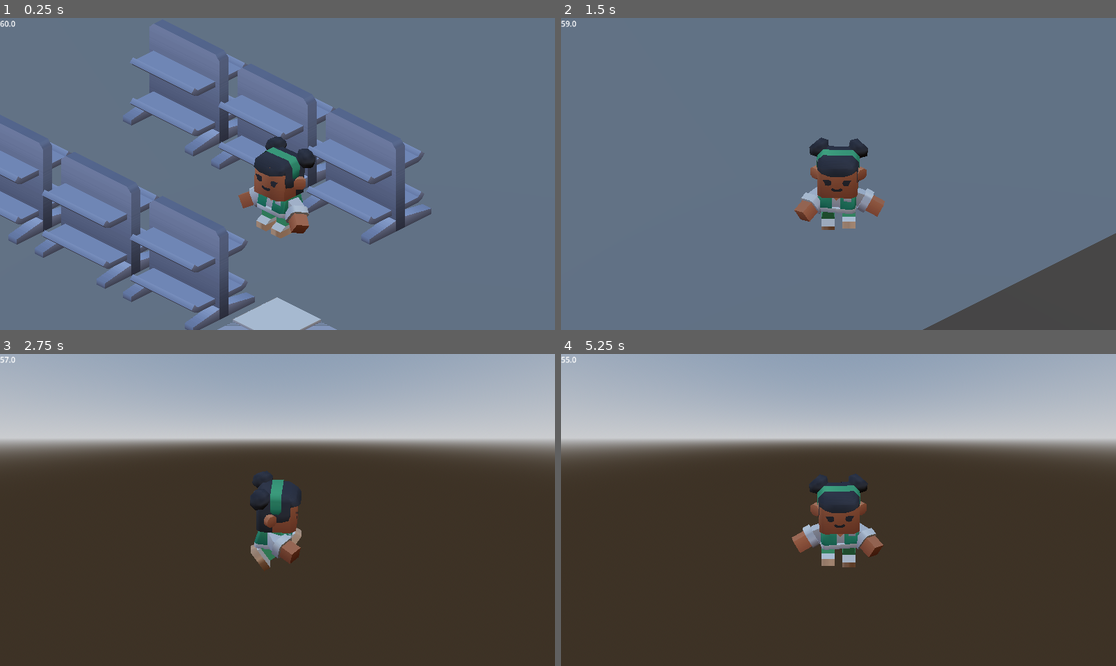
Above: before the commit, frames 1-4 (two rows, left to right).
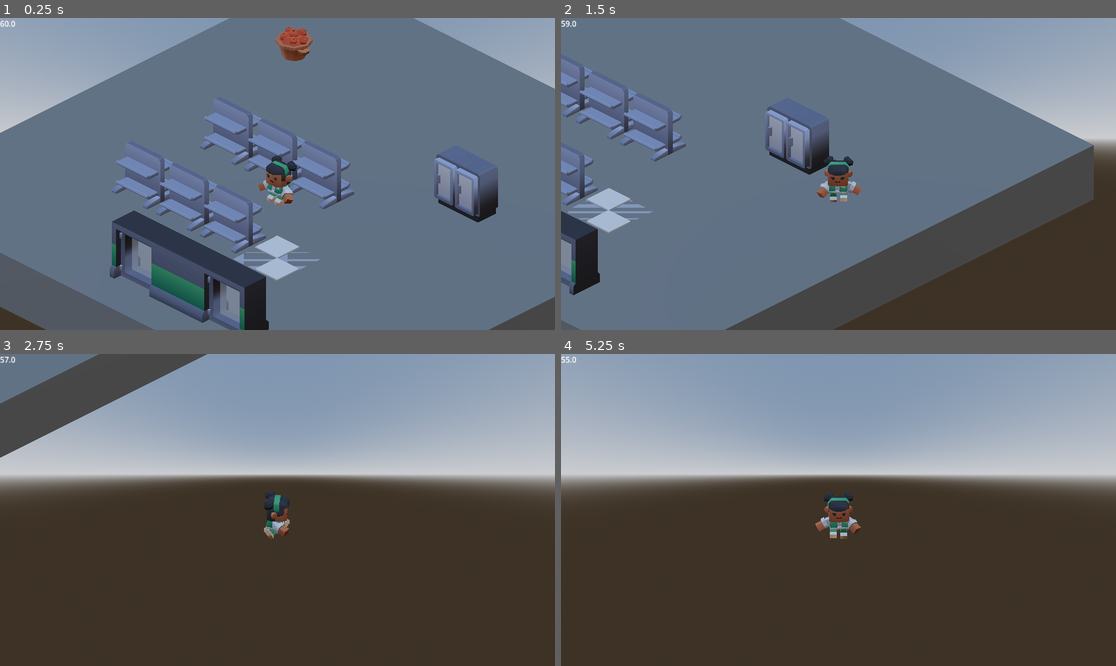
Above: after the commit, the same moments.

Repository: Ashpaca/GMTK26
Game: Godot game, scene res://res/testing_things/ashleys_test_space.tscn
Same seed, same stepped clock (60 frames per second), same inputs: the game is played once before the commit and once after it. This scene is started directly instead of the project's main scene.
Inputs:
- Up to frame 1 (0.25 s): no input
- Up to frame 2 (1.5 s): hold Right (move_right) 0.53-1.28 s; tap X (interact) at 0.6, 1.35 s; hold Down (move_down) from 1.28 s (still down)
- Up to frame 3 (2.75 s): release Down (move_down) at 2.03 s; hold Right (move_right) from 2.03 s (still down); tap X (interact) at 2.1 s
- Up to frame 4 (5.25 s): release Right (move_right) at 2.78 s; hold Up (move_up) 2.78-3.53 s; tap X (interact) every 0.75 s from 2.85 to 5.1 s; hold Left (move_left) 3.53-5.03 s; hold Down (move_down) from 5.03 s (still down)

The runs differ from the first frame. In frame 1, 42% of the frame differs, in the area x 0-100%, y 0-100%; in frame 2, 41%; in frame 3, 34%; in frame 4, 29%.

Commit message:
added event bus with test signal

Diff:
--- a/project.godot
+++ b/project.godot
@@ -18,6 +18,7 @@
 [autoload]
 
 GameState="*uid://wo06le0ngjqt"
+EventBus="*uid://d310sttl7077l"
 
 [input]
 
--- /dev/null
+++ b/res/globals/event_bus.gd
@@ -0,0 +1,7 @@
+extends Node
+
+@warning_ignore("unused_signal")
+
+# emitted by: game_state
+# connected to: shelf
+signal test_signal
--- a/res/globals/game_state.gd
+++ b/res/globals/game_state.gd
@@ -9,6 +9,7 @@
 
 var current_state : State = State.PLAY # will be menu later
 var time_left : float = 60.0
+var time_test : float = 50.0
 
 func is_playing() -> bool:
 	return current_state == State.PLAY
@@ -17,3 +18,6 @@
 func _process(delta: float) -> void:
 	if is_playing():
 		time_left -= delta
+		if time_left < time_test:
+			time_test -= 10.0
+			EventBus.test_signal.emit()
--- a/res/shelf/shelf.gd
+++ b/res/shelf/shelf.gd
@@ -2,13 +2,29 @@
 extends StaticBody3D
 
 @onready var shelf_items: Node3D = $ShelfItems
+var individual_items : Array[Node3D]
 var is_stocked : bool
 
 func stock_shelf() -> void:
 	is_stocked = true
 	shelf_items.visible = true
+	for item in individual_items:
+		item.visible = true
 
 
 func empty_shelf() -> void:
 	is_stocked = false
 	shelf_items.visible = false
+
+
+func _on_test_signal() -> void:
+	for item in individual_items:
+		if item.visible:
+			item.visible = false
+			return
+	is_stocked = false
+
+
+func _ready() -> void:
+	EventBus.test_signal.connect(_on_test_signal)
+	individual_items.append_array(shelf_items.get_children())
--- a/res/shelf/shelf.tscn
+++ b/res/shelf/shelf.tscn
@@ -19,26 +19,38 @@
 [node name="ShelfItems" type="Node3D" parent="." unique_id=1777641035]
 visible = false
 
-[node name="box1" parent="ShelfItems" unique_id=197425487 instance=ExtResource("2_cpho7")]
+[node name="Items1" type="Node3D" parent="ShelfItems" unique_id=1723271514]
+visible = false
+
+[node name="box4" parent="ShelfItems/Items1" unique_id=583395082 instance=ExtResource("2_cpho7")]
+transform = Transform3D(1, 0, 0, 0, 1, 0, 0, 0, 1, 0.15404439, 0.1750447, 0.15216553)
+
+[node name="box8" parent="ShelfItems/Items1" unique_id=684537202 instance=ExtResource("2_cpho7")]
+transform = Transform3D(1, 0, 0, 0, 1, 0, 0, 0, 1, 0.15404439, 0.1750447, -0.15151227)
+
+[node name="Items2" type="Node3D" parent="ShelfItems" unique_id=1332483129]
+visible = false
+
+[node name="box3" parent="ShelfItems/Items2" unique_id=1200494289 instance=ExtResource("2_cpho7")]
+transform = Transform3D(1, 0, 0, 0, 1, 0, 0, 0, 1, -0.16909474, 0.1750447, 0.15216553)
+
+[node name="box7" parent="ShelfItems/Items2" unique_id=73348432 instance=ExtResource("2_cpho7")]
+transform = Transform3D(1, 0, 0, 0, 1, 0, 0, 0, 1, -0.16909474, 0.1750447, -0.15151227)
+
+[node name="Items3" type="Node3D" parent="ShelfItems" unique_id=66871794]
+visible = false
+
+[node name="box2" parent="ShelfItems/Items3" unique_id=393875567 instance=ExtResource("2_cpho7")]
+transform = Transform3D(1, 0, 0, 0, 1, 0, 0, 0, 1, 0.15404439, 0.54947865, 0.15216553)
+
+[node name="box6" parent="ShelfItems/Items3" unique_id=129553434 instance=ExtResource("2_cpho7")]
+transform = Transform3D(1, 0, 0, 0, 1, 0, 0, 0, 1, 0.15404439, 0.54947865, -0.15151227)
+
+[node name="Items4" type="Node3D" parent="ShelfItems" unique_id=40652473]
+visible = false
+
+[node name="box1" parent="ShelfItems/Items4" unique_id=197425487 instance=ExtResource("2_cpho7")]
 transform = Transform3D(1, 0, 0, 0, 1, 0, 0, 0, 1, -0.16909474, 0.54947865, 0.15216553)
 
-[node name="box2" parent="ShelfItems" unique_id=393875567 instance=ExtResource("2_cpho7")]
-transform = Transform3D(1, 0, 0, 0, 1, 0, 0, 0, 1, 0.15404439, 0.54947865, 0.15216553)
-
-[node name="box3" parent="ShelfItems" unique_id=1200494289 instance=ExtResource("2_cpho7")]
-transform = Transform3D(1, 0, 0, 0, 1, 0, 0, 0, 1, -0.16909474, 0.1750447, 0.15216553)
-
-[node name="box4" parent="ShelfItems" unique_id=583395082 instance=ExtResource("2_cpho7")]
-transform = Transform3D(1, 0, 0, 0, 1, 0, 0, 0, 1, 0.15404439, 0.1750447, 0.15216553)
-
-[node name="box5" parent="ShelfItems" unique_id=904382754 instance=ExtResource("2_cpho7")]
+[node name="box5" parent="ShelfItems/Items4" unique_id=904382754 instance=ExtResource("2_cpho7")]
 transform = Transform3D(1, 0, 0, 0, 1, 0, 0, 0, 1, -0.16909474, 0.54947865, -0.15151227)
-
-[node name="box6" parent="ShelfItems" unique_id=129553434 instance=ExtResource("2_cpho7")]
-transform = Transform3D(1, 0, 0, 0, 1, 0, 0, 0, 1, 0.15404439, 0.54947865, -0.15151227)
-
-[node name="box7" parent="ShelfItems" unique_id=73348432 instance=ExtResource("2_cpho7")]
-transform = Transform3D(1, 0, 0, 0, 1, 0, 0, 0, 1, -0.16909474, 0.1750447, -0.15151227)
-
-[node name="box8" parent="ShelfItems" unique_id=684537202 instance=ExtResource("2_cpho7")]
-transform = Transform3D(1, 0, 0, 0, 1, 0, 0, 0, 1, 0.15404439, 0.1750447, -0.15151227)
--- a/res/testing_things/ashleys_test_space.tscn
+++ b/res/testing_things/ashleys_test_space.tscn
@@ -1,11 +1,14 @@
 [gd_scene format=3 uid="uid://bg0p1hd46kjnp"]
 
 [ext_resource type="PackedScene" uid="uid://bnix5b3v3idxv" path="res://res/player/player.tscn" id="1_tho5s"]
+[ext_resource type="PackedScene" uid="uid://dng7waixdnqk8" path="res://assets/models/wall-window.glb" id="2_75xgm"]
 [ext_resource type="PackedScene" uid="uid://d3pnpygx7ncsd" path="res://res/shelf/shelf.tscn" id="2_agl0y"]
 [ext_resource type="PackedScene" uid="uid://dsf13233fdvsy" path="res://assets/models/floor.glb" id="3_75xgm"]
+[ext_resource type="PackedScene" uid="uid://c6l5msi7x14lf" path="res://assets/models/wall.glb" id="3_txhas"]
 [ext_resource type="PackedScene" uid="uid://7f23rmcqlt64" path="res://res/supplies/supply.tscn" id="4_txhas"]
 [ext_resource type="PackedScene" uid="uid://cxdpmr25ghc52" path="res://res/supplies/item.tscn" id="5_p6bk4"]
 [ext_resource type="Script" uid="uid://dksfa0mkmuppi" path="res://res/testing_things/test_label.gd" id="6_5j4bb"]
+[ext_resource type="PackedScene" uid="uid://fwq6skc63g52" path="res://assets/models/freezers-standing.glb" id="9_txhas"]
 
 [sub_resource type="ProceduralSkyMaterial" id="ProceduralSkyMaterial_2a5j2"]
 sky_horizon_color = Color(0.66224277, 0.6717428, 0.6867428, 1)
@@ -50,7 +53,7 @@
 [node name="Camera3D" type="Camera3D" parent="Player" unique_id=97303959]
 transform = Transform3D(0.70710677, -0.3535534, 0.6123724, 0, 0.8660254, 0.50000006, -0.70710677, -0.3535534, 0.6123724, 5.9999995, 5.4, 6)
 projection = 1
-size = 2.5
+size = 5.0
 
 [node name="Shelf" parent="." unique_id=594689916 instance=ExtResource("2_agl0y")]
 
@@ -76,7 +79,19 @@
 transform = Transform3D(1, 0, 0, 0, 1, 0, 0, 0, 1, -3.4263644, 0, -2.8057694)
 stored_item = ExtResource("5_p6bk4")
 
+[node name="wall-window2" parent="." unique_id=1935848499 instance=ExtResource("2_75xgm")]
+transform = Transform3D(1, 0, 0, 0, 1, 0, 0, 0, 1, 2, 0, 4)
+
+[node name="wall2" parent="." unique_id=1030255793 instance=ExtResource("3_txhas")]
+transform = Transform3D(1, 0, 0, 0, 1, 0, 0, 0, 1, 1, 0, 4)
+
+[node name="wall-window3" parent="." unique_id=632830024 instance=ExtResource("2_75xgm")]
+transform = Transform3D(1, 0, 0, 0, 1, 0, 0, 0, 1, 0, 0, 4)
+
 [node name="TestLabel" type="Label" parent="." unique_id=304504673]
 offset_right = 40.0
 offset_bottom = 23.0
 script = ExtResource("6_5j4bb")
+
+[node name="freezers-standing2" parent="." unique_id=700972319 instance=ExtResource("9_txhas")]
+transform = Transform3D(1, 0, 0, 0, 1, 0, 0, 0, 1, 2, 0, -1)
--- a/res/testing_things/test_label.gd
+++ b/res/testing_things/test_label.gd
@@ -1,6 +1,5 @@
 extends Label
 
 
-# Called every frame. 'delta' is the elapsed time since the previous frame.
 func _process(_delta: float) -> void:
 	text = str(round(GameState.time_left))
Not shown, added: res/globals/event_bus.gd.uid
